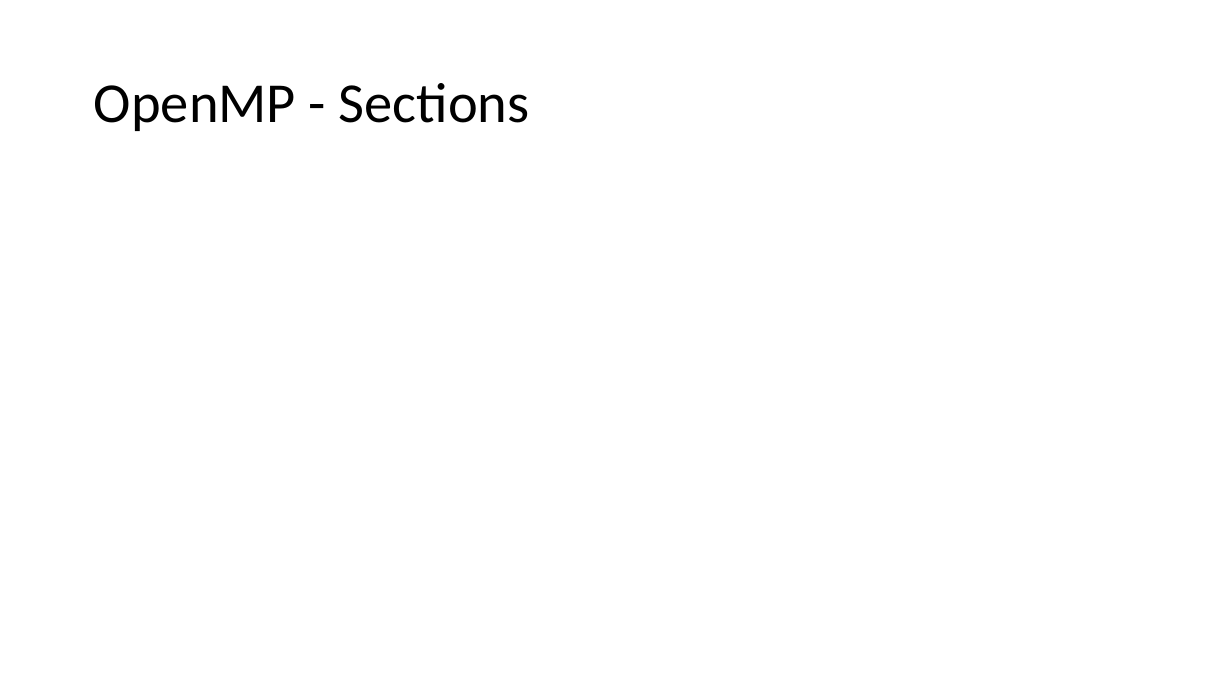
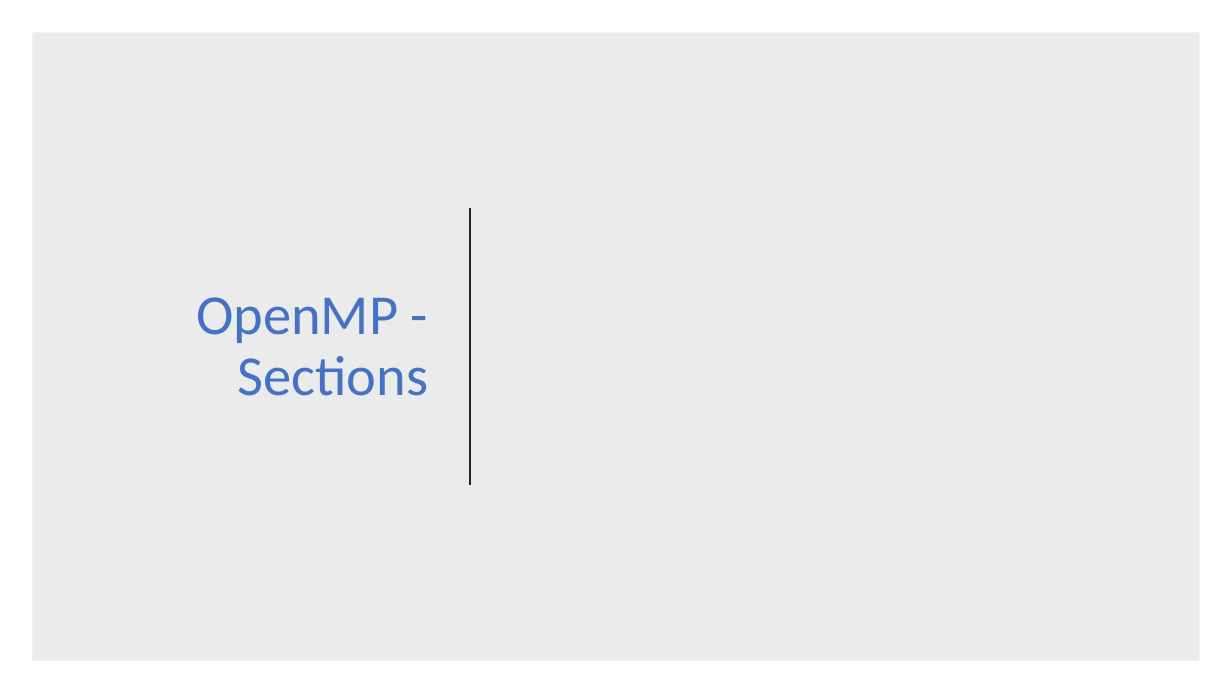
Before and after one commit to dyeske61283/ASE_OpenMP, a slide deck: slide 9 of OpenMP_Folien.pptx (slide 6 before the commit). Drawn at 1232x693 pixels with LibreOffice and Linux fonts; fonts in the diff are those of the drawing. Boxes give left, top, right and bottom in pixels: in the first picture for what was removed or moved away, otherwise in the second. Text is boxed around its words. In the diff, an @@ line names an element or a change of style, - is before the commit and + after.

```diff
--- a/OpenMP_Folien.pptx
+++ b/OpenMP_Folien.pptx
@@ rectangle added at [32,32,1200,661], fill #000000 at 8% opacity @@
@@ title "OpenMP - Sections": place and size @@
-title "OpenMP - Sections" at [94,83,530,131]
+title "OpenMP - Sections" at [196,297,428,396]
@@ title "OpenMP - Sections" at [196,297,428,396]: text colour #000000 to #4472C4; alignment left to right @@
@@ line added from (470, 208) to (470, 485), #262626 1.5 pt @@
```
Also in this commit, not shown: 5 other slides changed, 7 slides added, 1 slide removed, 5 other files.
